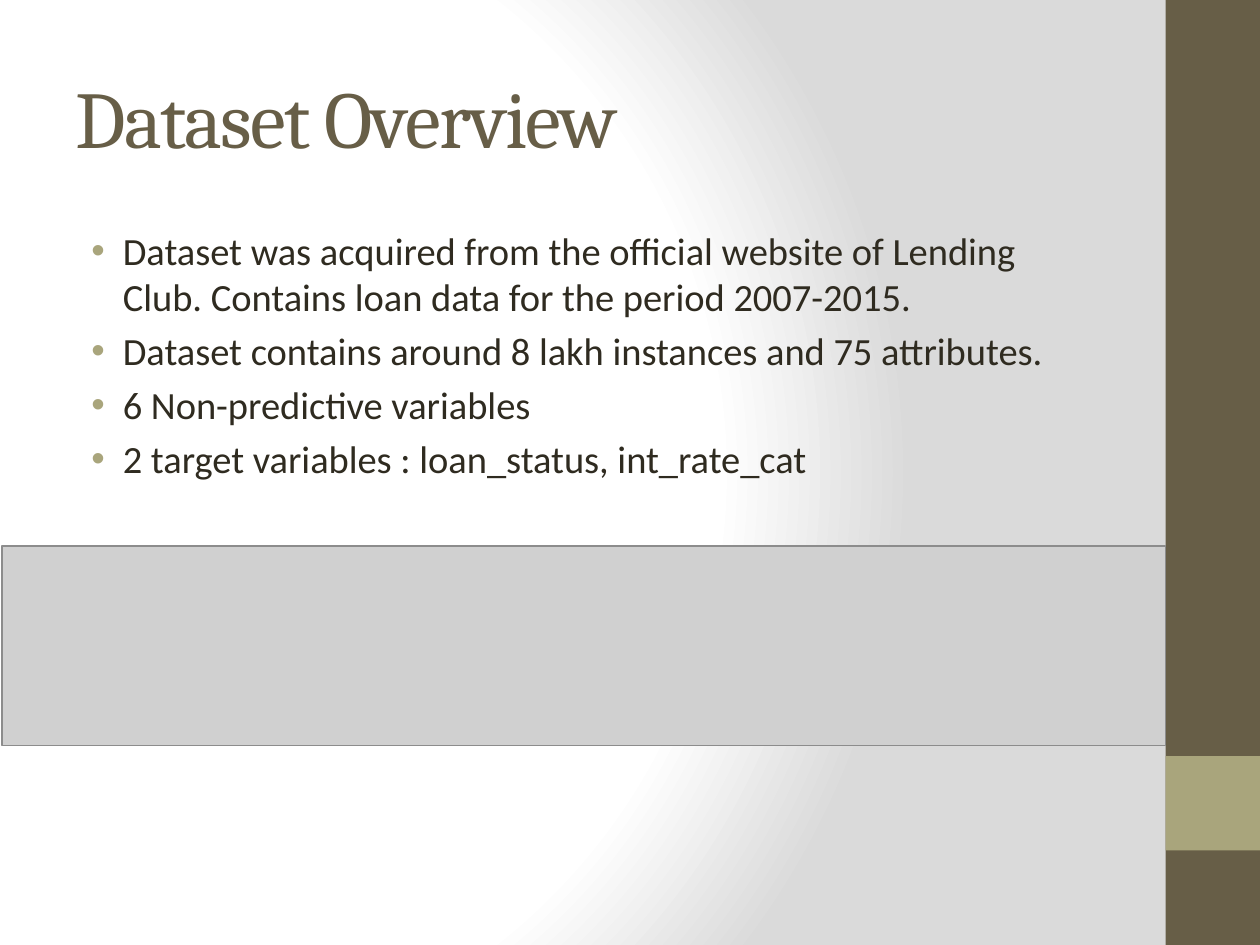
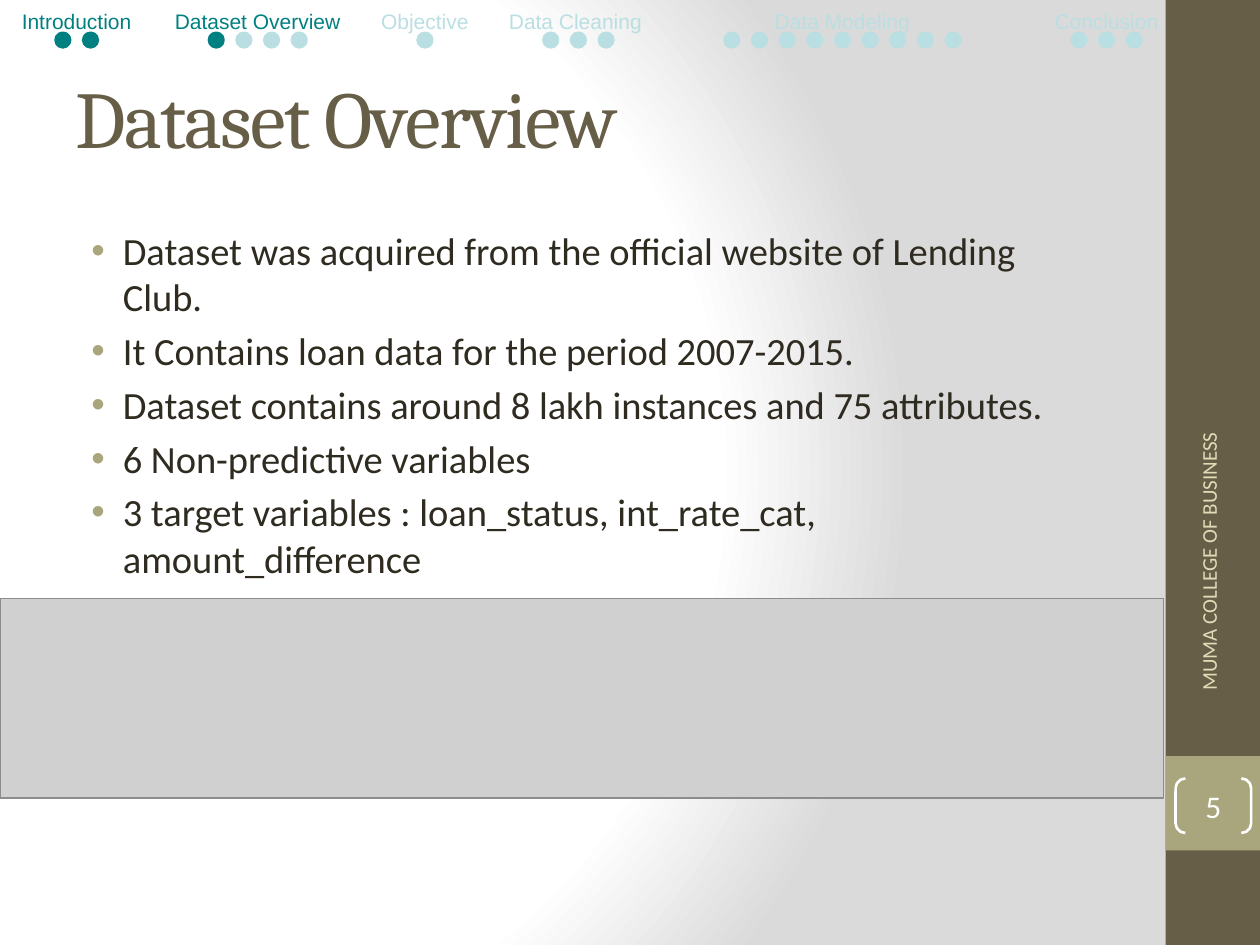
Before and after one commit to bibinjose/Data-Mining-Project, a slide deck: slide 5 of Data Mining-Project_PPT-Peer-to-Peer Lending.pptx (slide 4 before the commit). Drawn at 1260x945 pixels with LibreOffice and Linux fonts; fonts in the diff are those of the drawing; grey boxes stand for pictures. Boxes give left, top, right and bottom in pixels: in the first picture for what was removed or moved away, otherwise in the second. Text is boxed around its words. In the diff, an @@ line names an element or a change of style, - is before the commit and + after.

```diff
--- a/Data Mining-Project_PPT-Peer-to-Peer Lending.pptx
+++ b/Data Mining-Project_PPT-Peer-to-Peer Lending.pptx
@@ group added at <box>22,13,1142,47</box>: 22 ellipses, 4 texts @@
+Introduction
+Dataset Overview
+Objective
+Data Cleaning
@@ text at <box>123,238,1016,372</box>: text changed @@
-• Dataset was acquired from the official website of Lending Club. Contains loan data for the period 2007-2015.
+• Dataset was acquired from the official website of Lending Club.
+• It Contains loan data for the period 2007-2015.
@@ text added at <box>1197,442,1223,688</box>, 12 pt, text #DFDCB7 @@
+MUMA COLLEGE OF BUSINESS
@@ text at <box>123,499,815,578</box>: text changed @@
-• 2 target variables : loan_status, int_rate_cat
+• 3 target variables : loan_status, int_rate_cat, amount_difference
@@ picture: place and size @@
-picture at <box>3,546,1166,745</box>
+picture at <box>0,598,1163,798</box>
@@ page number added at <box>1176,779,1251,833</box>, outline #FFFFFF 1.5 pt, 18 pt, text #FFFFFF @@
+5
```
Also in this commit, not shown: 11 other slides changed, 12 slides added, 1 slide removed.
